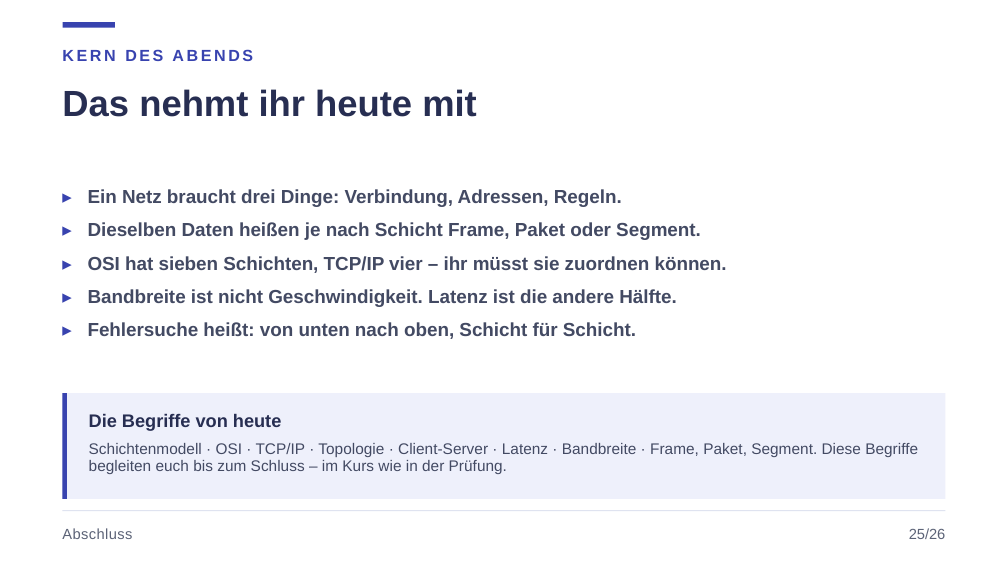
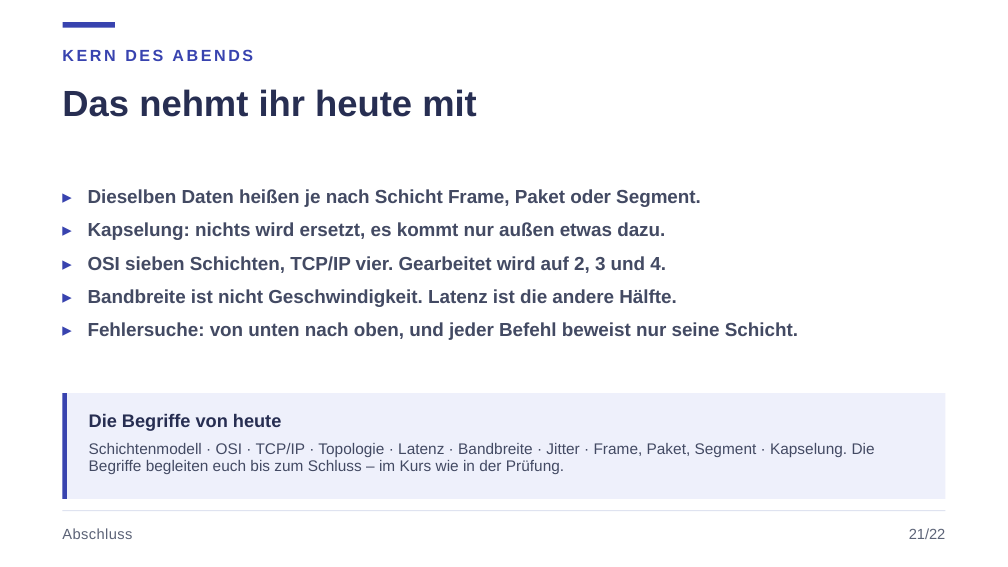
Before and after one commit to JacobMenge/kurs-unterlagen, a slide deck: slide 27 of folien/dist/01-netzwerke-grundlagen.pptx (slide 31 before the commit). Drawn at 1008x567 pixels with LibreOffice and Linux fonts; fonts in the diff are those of the drawing. Boxes give left, top, right and bottom in pixels: in the first picture for what was removed or moved away, otherwise in the second. Text is boxed around its words. In the diff, an @@ line names an element or a change of style, - is before the commit and + after.

Commit message:
netzwerke: schaubilder statt textkarten, befehle je betriebssystem getrennt, online-kontext korrigiert

```diff
--- a/folien/dist/01-netzwerke-grundlagen.pptx
+++ b/folien/dist/01-netzwerke-grundlagen.pptx
@@ text at box(88, 189, 622, 207): paragraph removed @@
-▸ Ein Netz braucht drei Dinge: Verbindung, Adressen, Regeln.
@@ text at box(88, 222, 666, 273): text changed @@
-▸ OSI hat sieben Schichten, TCP/IP vier – ihr müsst sie zuordnen können.
+▸ Kapselung: nichts wird ersetzt, es kommt nur außen etwas dazu.
+▸ OSI sieben Schichten, TCP/IP vier. Gearbeitet wird auf 2, 3 und 4.
@@ text at box(88, 322, 798, 340): text changed @@
-▸ Fehlersuche heißt: von unten nach oben, Schicht für Schicht.
+▸ Fehlersuche: von unten nach oben, und jeder Befehl beweist nur seine Schicht.
@@ text at box(89, 443, 875, 474): text changed @@
-Schichtenmodell · OSI · TCP/IP · Topologie · Client-Server · Latenz · Bandbreite · Frame, Paket, Segment. Diese Begriffe begleiten euch bis zum Schluss – im Kurs wie in der Prüfung.
+Schichtenmodell · OSI · TCP/IP · Topologie · Latenz · Bandbreite · Jitter · Frame, Paket, Segment · Kapselung. Die Begriffe begleiten euch bis zum Schluss – im Kurs wie in der Prüfung.
@@ text at box(909, 528, 946, 539): text changed @@
-25/26
+21/22
```
Also in this commit, not shown: 16 other slides changed, 6 slides added, 10 slides removed, 22 other files.
